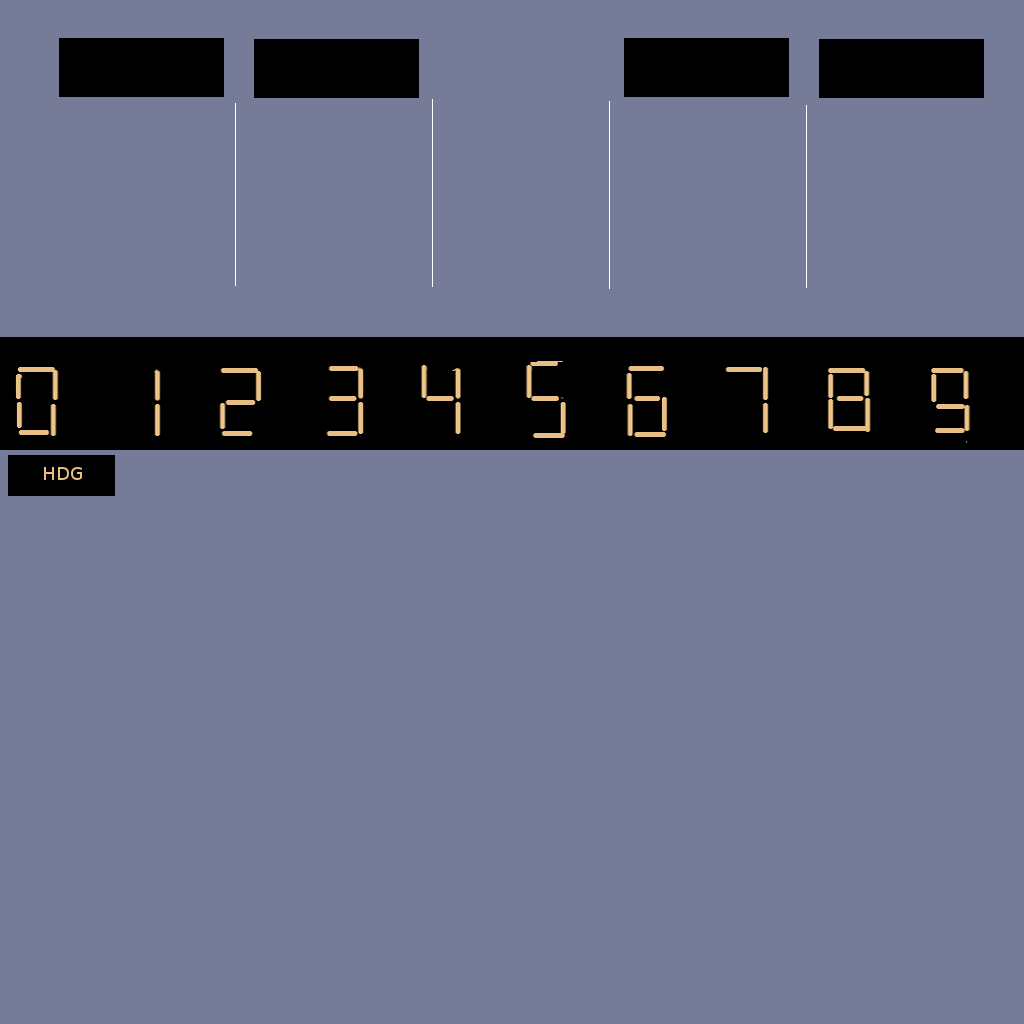
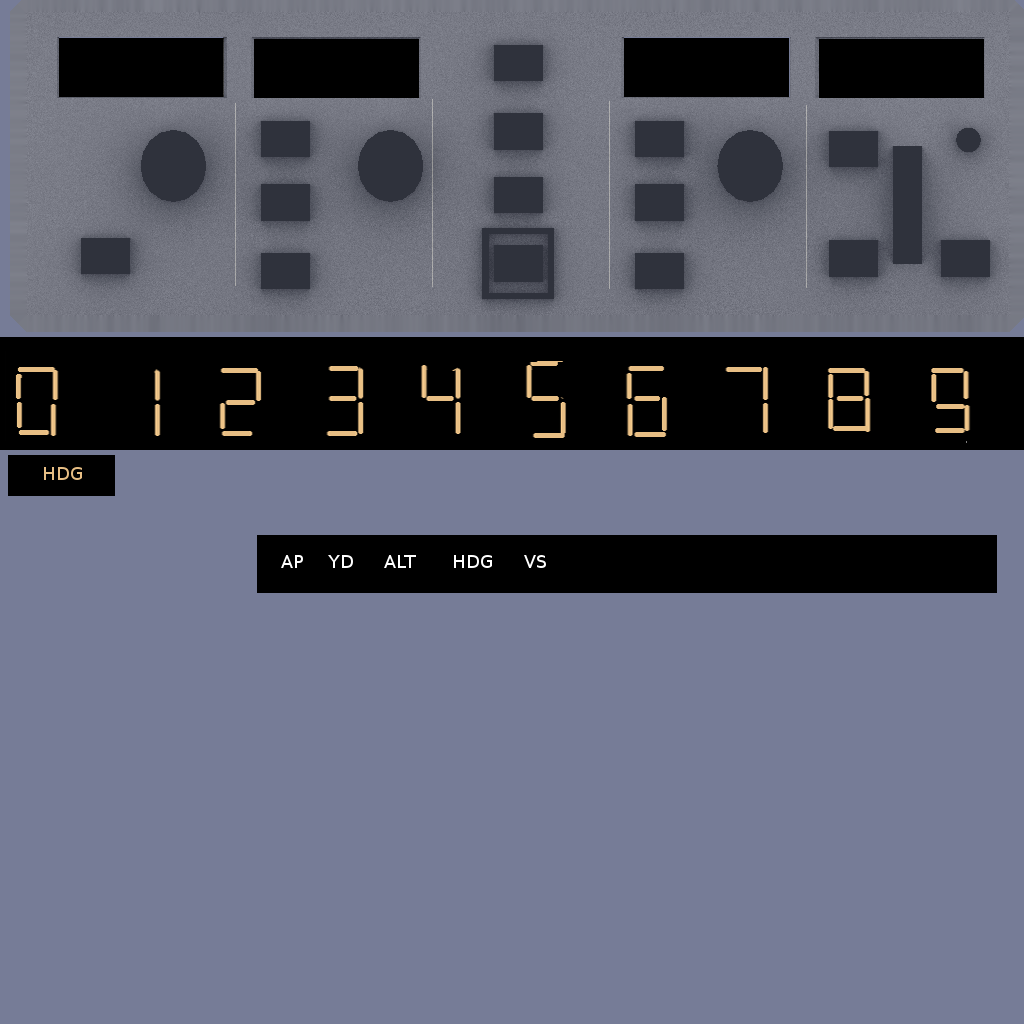
Revision of a layered 1024 x 1024 image; what changed, layer by layer:
added layer "autopilot.png #1" (60%) above "autopilot.png" over [left=10, top=0, right=1024, bottom=332]
painted on "autopilot.png" over [left=257, top=535, right=997, bottom=593]
